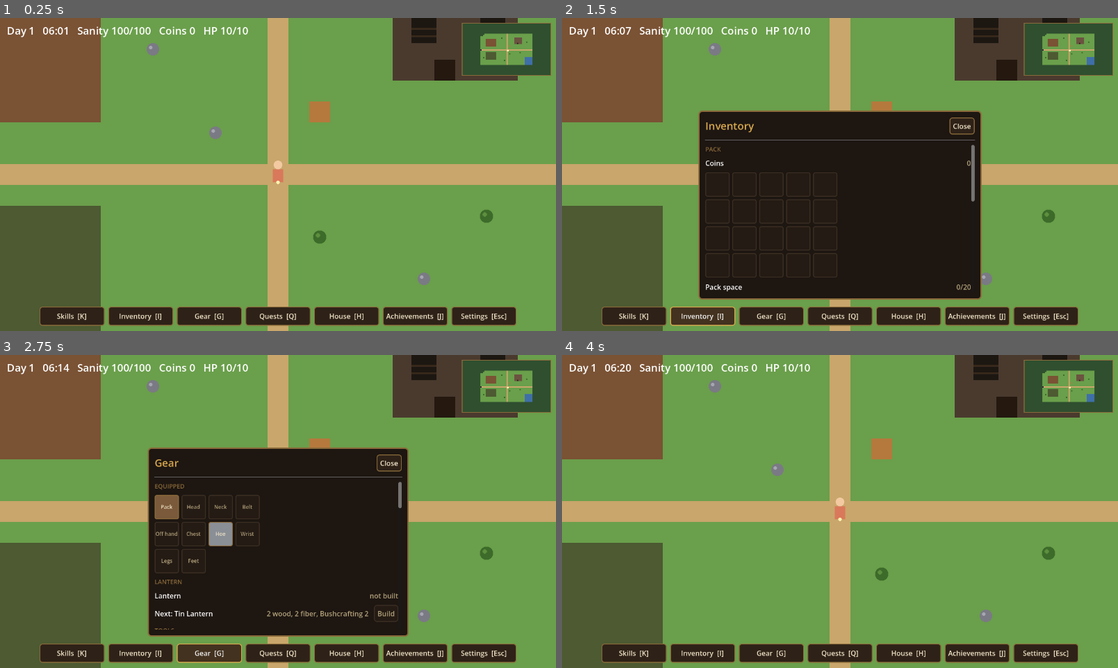
Above: before the commit, frames 1-4 (two rows, left to right).
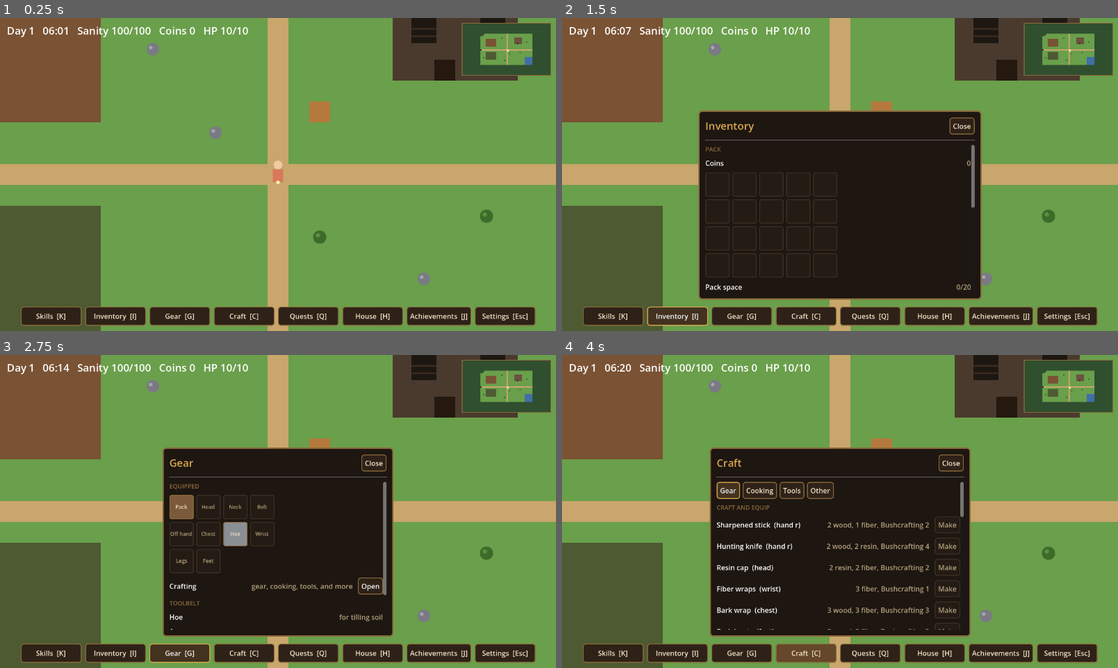
Above: after the commit, the same moments.

Repository: joshj1108/CrowCreekHollow
Game: Godot game, scene res://scenes/main.tscn
Two runs of this game, one before a commit and one after it. Both use one fixed random seed, a clock stepped at 60 frames per second and the inputs below.
Inputs (mouse positions are in pixels of both pictures, inside the frame that each line leads up to):
- Up to frame 1 (0.25 s): no input
- Up to frame 2 (1.5 s): click "Skills [K]" at 0.5 s; click "Inventory [I]" at 1.25 s
- Up to frame 3 (2.75 s): click "Gear [G]" at 2 s
- Up to frame 4 (4 s): click "Close" (after the commit: "Open") at 2.75 s; click (728, 489) at 3.5 s, where only the run after the commit has a clickable "Gear"

The runs differ from the first frame. In frame 1, 2.0% of the frame differs, in the area x 3-97%, y 92-99%; in frame 2, 2.1%; in frame 3, 8.1%; in frame 4, 31%, in the area x 3-97%, y 29-99%.

Commit message:
Split crafting out of the Gear panel into a Craft tab
The Gear panel now shows only what is worn and the toolbelt (hoe, axe,
pickaxe), with a button that opens Craft. Craft (key C) has four sub-tabs:
Gear for crafted equipment, Cooking for cook fish and cook crops, Tools for
hatchets, picks, and ammunition, and Other for the lantern and campsite.
Eating stays in Inventory under Meals.

Co-Authored-By: Claude Haiku 5.5 <noreply@anthropic.com>
Claude-Session: https://claude.ai/code/session_016EvHBYyFANDWxunM27u84C

Diff:
--- a/scripts/action_bar.gd
+++ b/scripts/action_bar.gd
@@ -11,6 +11,7 @@
 	{"name": "Skills", "key": "K"},
 	{"name": "Inventory", "key": "I"},
 	{"name": "Gear", "key": "G"},
+	{"name": "Craft", "key": "C"},
 	{"name": "Quests", "key": "Q"},
 	{"name": "House", "key": "H"},
 	{"name": "Achievements", "key": "J"},
@@ -50,7 +51,7 @@
 	for tab in TABS:
 		var button := Button.new()
 		button.text = "%s  [%s]" % [tab["name"], tab["key"]]
-		button.custom_minimum_size = Vector2(150, 44)
+		button.custom_minimum_size = Vector2(140, 44)
 		button.focus_mode = Control.FOCUS_NONE
 		button.add_theme_font_size_override("font_size", 16)
 		_style_button(button, false)
@@ -133,6 +134,8 @@
 
 
 func _build_row(data: Dictionary) -> Control:
+	if data.has("tabs"):
+		return _build_tabs(data)
 	if data.has("grid"):
 		return _build_grid(data)
 	if data.has("section"):
@@ -185,6 +188,20 @@
 		block.add_child(bar)
 
 	return block
+
+
+# A row of sub-tab buttons. The active one is highlighted; each button sends its action.
+func _build_tabs(data: Dictionary) -> Control:
+	var holder := HBoxContainer.new()
+	holder.add_theme_constant_override("separation", 6)
+	for tab in data["tabs"]:
+		var button := Button.new()
+		button.text = str(tab["name"])
+		button.focus_mode = Control.FOCUS_ALL
+		_style_button(button, str(tab["id"]) == str(data.get("active", "")))
+		button.pressed.connect(_on_action_pressed.bind(str(tab.get("action", ""))))
+		holder.add_child(button)
+	return holder
 
 
 # A grid of item slots, like a bag or equipment panel. Each cell is a dict:
--- a/scripts/main.gd
+++ b/scripts/main.gd
@@ -161,7 +161,7 @@
 const FURNACE_COST := {"wood": 6, "stone": 4, "coins": 80, "level": 4}
 const SMELT_LEVEL := {"copper": 1, "iron": 4}
 const XP_SMELT := 10
-# Ammunition is fletched at the Gear panel and used up by each shot.
+# Ammunition is fletched at the Craft panel and used up by each shot.
 const AMMO := {
 	"arrows": {"name": "Arrows", "yield": 5, "cost": {"wood": 1, "fiber": 1}, "skill": "Bushcrafting", "level": 2},
 	"bolts": {"name": "Bolts", "yield": 3, "cost": {"hardwood": 1, "copper_bar": 1}, "skill": "Smithing", "level": 2},
@@ -559,6 +559,7 @@
 var sanity_penalty := 0             # permanent cap reduction from collapsing
 var inside := false                 # standing in the farmhouse interior
 var open_tab := ""                  # "" when the action bar panel is closed
+var craft_tab := "gear"             # which Craft sub-tab shows (not saved)
 var event_fired_day := 0            # the day the night event last happened
 var tonight_shadow := Vector2i(-1, -1)
 var shadow_tile := Vector2i.ZERO    # where the field shadow sits
@@ -767,6 +768,7 @@
 	_ensure_action("skills", [KEY_K], [JOY_BUTTON_Y])
 	_ensure_action("inventory", [KEY_I], [JOY_BUTTON_X])
 	_ensure_action("gear", [KEY_G], [JOY_BUTTON_LEFT_SHOULDER])
+	_ensure_action("craft", [KEY_C], [])
 	_ensure_action("quests", [KEY_Q], [JOY_BUTTON_RIGHT_SHOULDER])
 	_ensure_action("achievements", [KEY_J], [JOY_BUTTON_RIGHT_STICK])
 	_ensure_action("house", [KEY_H], [JOY_BUTTON_BACK])
@@ -1018,6 +1020,8 @@
 		_toggle_tab("Inventory")
 	if Input.is_action_just_pressed("gear"):
 		_toggle_tab("Gear")
+	if Input.is_action_just_pressed("craft"):
+		_toggle_tab("Craft")
 	if Input.is_action_just_pressed("quests"):
 		_toggle_tab("Quests")
 	if Input.is_action_just_pressed("achievements"):
@@ -1082,9 +1086,16 @@
 	if action_id.begins_with("craft:"):
 		_craft_gear(action_id.trim_prefix("craft:"))
 		return
+	if action_id.begins_with("craft_tab:"):
+		craft_tab = action_id.trim_prefix("craft_tab:")
+		_refresh_panel()
+		return
 	match action_id:
 		"close":
 			_close_panel()
+		"open_craft":
+			open_tab = "Craft"
+			_refresh_panel()
 		"repair":
 			_repair_house()
 		"mend":
@@ -1138,6 +1149,8 @@
 			rows = _inventory_rows()
 		"Gear":
 			rows = _gear_rows()
+		"Craft":
+			rows = _craft_rows()
 		"Quests":
 			rows = _quest_rows()
 		"Achievements":
@@ -1208,21 +1221,7 @@
 			"action": "switch_seed",
 			"enabled": true,
 		})
-	rows.append({"section": "Cooking"})
-	rows.append({
-		"name": "Cook a fish",
-		"value": "1 fish, 1 wood: +%d Cooking XP" % XP_COOK_FISH,
-		"button": "Cook",
-		"action": "cook_fish",
-		"enabled": _can_cook_fish(),
-	})
-	rows.append({
-		"name": "Cook crops",
-		"value": "%d crops, 1 wood: +%d Cooking XP" % [COOK_CROP_COUNT, XP_COOK_CROPS],
-		"button": "Cook",
-		"action": "cook_crops",
-		"enabled": _can_cook_crops(),
-	})
+	rows.append({"section": "Meals"})
 	rows.append({
 		"name": "Eat a meal",
 		"value": "%d ready, +%d sanity" % [int(inventory["meals"]), int(MEAL_SANITY)],
@@ -1237,37 +1236,86 @@
 	return rows
 
 
+const CRAFT_TABS := [
+	{"id": "gear", "name": "Gear"},
+	{"id": "cooking", "name": "Cooking"},
+	{"id": "tools", "name": "Tools"},
+	{"id": "other", "name": "Other"},
+]
+
+
+# The Gear panel shows only what is worn and what is on the toolbelt.
 func _gear_rows() -> Array:
-	var rows: Array = [
+	return [
 		{"section": "Equipped"},
 		{"grid": _gear_cells(), "columns": 4},
-		{"section": "Lantern"},
+		{"name": "Crafting", "value": "gear, cooking, tools, and more", "button": "Open", "action": "open_craft", "enabled": true},
+		{"section": "Toolbelt"},
+		{"name": "Hoe", "value": "for tilling soil"},
+		{"name": "Axe", "value": _tool_name("hatchet")},
+		{"name": "Pickaxe", "value": _tool_name("pick")},
+		{"note": "Axes and pickaxes are upgraded in the Craft panel, under Tools. Press C to open it."},
 	]
-	if lantern_tier == 0:
-		rows.append({"name": "Lantern", "value": "not built"})
-	else:
-		var current: Dictionary = LANTERN_TIERS[lantern_tier - 1]
-		rows.append({"name": current["name"], "value": "light ring %.1f tiles" % current["radius"]})
-	if lantern_tier < LANTERN_TIERS.size():
-		var upcoming: Dictionary = LANTERN_TIERS[lantern_tier]
+
+
+# The Craft panel groups everything made or cooked, one sub-tab at a time.
+func _craft_rows() -> Array:
+	var tabs: Array = []
+	for tab in CRAFT_TABS:
+		tabs.append({"id": tab["id"], "name": tab["name"], "action": "craft_tab:" + str(tab["id"])})
+	var rows: Array = [{"tabs": tabs, "active": craft_tab}]
+	match craft_tab:
+		"cooking":
+			rows.append_array(_craft_cooking_rows())
+		"tools":
+			rows.append_array(_craft_tools_rows())
+		"other":
+			rows.append_array(_craft_other_rows())
+		_:
+			rows.append_array(_craft_gear_rows())
+	return rows
+
+
+func _craft_gear_rows() -> Array:
+	var rows: Array = [{"section": "Craft and equip"}]
+	for id in GEAR_ITEMS.keys():
+		if id == "hoe":
+			continue
+		var item: Dictionary = GEAR_ITEMS[id]
 		rows.append({
-			"name": "Next: %s" % upcoming["name"],
-			"value": _cost_text(upcoming),
-			"button": "Build" if lantern_tier == 0 else "Upgrade",
-			"action": "advance_lantern",
-			"enabled": _can_advance_lantern(),
+			"name": "%s  (%s)" % [item["name"], str(item["slot"]).replace("_", " ")],
+			"value": "%s, %s %d" % [_price_text_items(item["cost"]), str(item.get("skill", "Bushcrafting")), int(item["level"])],
+			"button": "Make",
+			"action": "craft:" + str(id),
+			"enabled": _can_craft(str(id)),
 		})
-	if _in_village():
-		rows.append({"section": "Campsite"})
-		rows.append({
-			"name": "Set up camp here",
-			"value": "%d wood, %d fiber, Bushcrafting %d. Face open ground." % [int(CAMP_COST["wood"]), int(CAMP_COST["fiber"]), CAMP_LEVEL],
-			"button": "Camp",
-			"action": "camp",
-			"enabled": _can_camp(),
-		})
-		rows.append({"note": "A campsite is safe from foes. Rest there from 18:00 like a bed. It saves the game and ends the day. Setting up a new camp moves the old one."})
-	rows.append({"section": "Tools"})
+	rows.append({"note": "Crafted gear equips at once and replaces what was worn in that slot. Armor cuts damage from foes. Weapons decide how hard you hit."})
+	return rows
+
+
+func _craft_cooking_rows() -> Array:
+	return [
+		{"section": "Cook"},
+		{
+			"name": "Cook a fish",
+			"value": "1 fish, 1 wood: +%d Cooking XP" % XP_COOK_FISH,
+			"button": "Cook",
+			"action": "cook_fish",
+			"enabled": _can_cook_fish(),
+		},
+		{
+			"name": "Cook crops",
+			"value": "%d crops, 1 wood: +%d Cooking XP" % [COOK_CROP_COUNT, XP_COOK_CROPS],
+			"button": "Cook",
+			"action": "cook_crops",
+			"enabled": _can_cook_crops(),
+		},
+		{"note": "Eat meals from the Inventory panel. Smoking and preserving are done at the smokehouse, and smelting at the furnace."},
+	]
+
+
+func _craft_tools_rows() -> Array:
+	var rows: Array = [{"section": "Tools"}]
 	for kind in ["hatchet", "pick"]:
 		var tiers: Array = TOOL_TIERS[kind]
 		var have := int(tool_tier[kind])
@@ -1291,19 +1339,37 @@
 			"action": "ammo:" + kind,
 			"enabled": _can_fletch(kind),
 		})
-	rows.append({"section": "Craft and equip"})
-	for id in GEAR_ITEMS.keys():
-		if id == "hoe":
-			continue
-		var item: Dictionary = GEAR_ITEMS[id]
+	rows.append({"note": "Tools are kept by tier rather than worn in a slot. Upgrade them one tier at a time."})
+	return rows
+
+
+func _craft_other_rows() -> Array:
+	var rows: Array = [{"section": "Lantern"}]
+	if lantern_tier == 0:
+		rows.append({"name": "Lantern", "value": "not built"})
+	else:
+		var current: Dictionary = LANTERN_TIERS[lantern_tier - 1]
+		rows.append({"name": current["name"], "value": "light ring %.1f tiles" % current["radius"]})
+	if lantern_tier < LANTERN_TIERS.size():
+		var upcoming: Dictionary = LANTERN_TIERS[lantern_tier]
 		rows.append({
-			"name": "%s  (%s)" % [item["name"], str(item["slot"]).replace("_", " ")],
-			"value": "%s, %s %d" % [_price_text_items(item["cost"]), str(item.get("skill", "Bushcrafting")), int(item["level"])],
-			"button": "Make",
-			"action": "craft:" + str(id),
-			"enabled": _can_craft(str(id)),
+			"name": "Next: %s" % upcoming["name"],
+			"value": _cost_text(upcoming),
+			"button": "Build" if lantern_tier == 0 else "Upgrade",
+			"action": "advance_lantern",
+			"enabled": _can_advance_lantern(),
 		})
-	rows.append({"note": "Crafted gear equips at once and replaces what was worn in that slot. Armor cuts damage from foes. Weapons decide how hard you hit."})
+	rows.append({"note": "The lantern hangs from the belt and lights a ring around you in the dark."})
+	if _in_village():
+		rows.append({"section": "Campsite"})
+		rows.append({
+			"name": "Set up camp here",
+			"value": "%d wood, %d fiber, Bushcrafting %d. Face open ground." % [int(CAMP_COST["wood"]), int(CAMP_COST["fiber"]), CAMP_LEVEL],
+			"button": "Camp",
+			"action": "camp",
+			"enabled": _can_camp(),
+		})
+		rows.append({"note": "A campsite is safe from foes. Rest there from 18:00 like a bed. It saves the game and ends the day. Setting up a new camp moves the old one."})
 	return rows
 
 
@@ -1459,6 +1525,7 @@
 		{"name": "Skills", "value": "K"},
 		{"name": "Inventory", "value": "I"},
 		{"name": "Gear", "value": "G"},
+		{"name": "Craft", "value": "C"},
 		{"name": "Quests", "value": "Q"},
 		{"name": "Achievements", "value": "J"},
 		{"name": "House", "value": "H"},
@@ -1472,6 +1539,7 @@
 		{"name": "Achievements", "value": "Right stick click"},
 		{"name": "House", "value": "Back / View"},
 		{"name": "Settings", "value": "Start"},
+		{"note": "On a gamepad, open Craft with the Open button on the Gear panel."},
 		{"note": "While a panel is open, the D-pad or left stick moves between its buttons, and A presses the highlighted one."},
 		{"section": "Saving"},
 		{"note": "Progress saves only when you sleep, or when you collapse at 03:00. The save includes your position and open panel."},
@@ -2216,7 +2284,7 @@
 
 func _chop(tile: Vector2i) -> void:
 	if int(tool_tier["hatchet"]) < 1:
-		_show_message("You need a hatchet. Craft a crude one from the Gear panel.")
+		_show_message("You need a hatchet. Craft a crude one from the Craft panel.")
 		return
 	grove_felled[tile] = true
 	_apply_grove()
@@ -2389,7 +2457,7 @@
 	var item: Dictionary = GEAR_ITEMS[weapon]
 	var ammo := str(item["ammo"])
 	if int(materials[ammo]) < 1:
-		_show_message("You're out of %s. Make more from the Gear panel." % ammo)
+		_show_message("You're out of %s. Make more from the Craft panel." % ammo)
 		return
 	materials[ammo] -= 1
 	swing_cool = float(item["cool"])
@@ -2441,7 +2509,7 @@
 func _quarry(tile: Vector2i) -> void:
 	var pick := int(tool_tier["pick"])
 	if pick < 1:
-		_show_message("The quarry rock is too hard for your hands. Craft a stone pick from the Gear panel.")
+		_show_message("The quarry rock is too hard for your hands. Craft a stone pick from the Craft panel.")
 		return
 	quarry.erase(tile)
 	var kind := "copper_ore" if _level("Mining") >= 3 else "stone"
@@ -2640,7 +2708,7 @@
 	var need_level := 5 if iron else 2
 	var ore := "iron" if iron else "copper"
 	if int(tool_tier["pick"]) < need_pick:
-		_show_message("The %s ore is too hard for your hands. Craft a %s pick from the Gear panel." % [ore, "copper" if iron else "stone"])
+		_show_message("The %s ore is too hard for your hands. Craft a %s pick from the Craft panel." % [ore, "copper" if iron else "stone"])
 		return
 	if _level("Mining") < need_level:
 		_show_message("You need Mining %d to work %s ore." % [need_level, ore])
Not shown, changed: DESIGN.md
